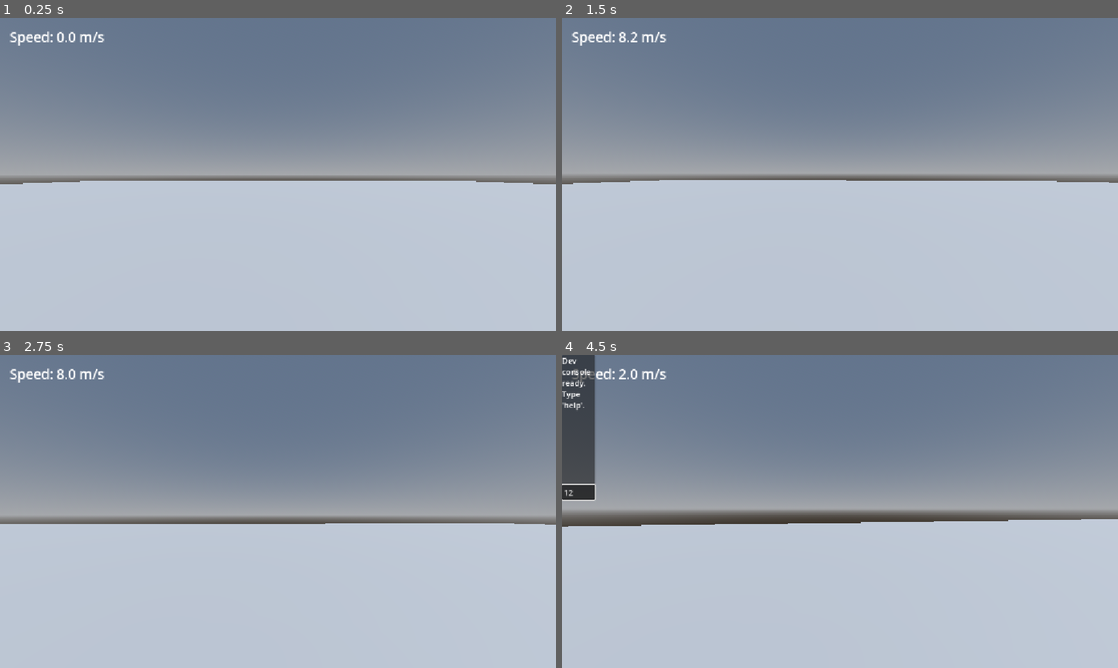
Above: before the commit, frames 1-4 (two rows, left to right).
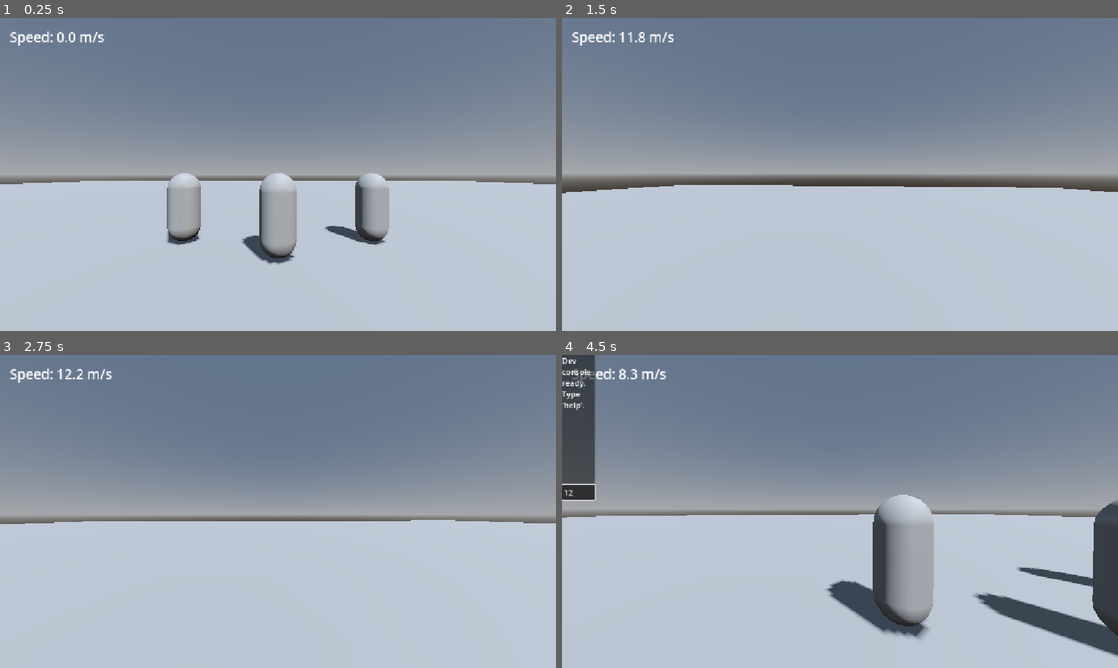
Above: after the commit, the same moments.

Repository: f643s/momentum-game
Game: Godot game, scene res://scenes/world.tscn
Two runs of this game, one before a commit and one after it. Both use one fixed random seed, a clock stepped at 60 frames per second and the inputs below.
Inputs (mouse positions are in pixels of both pictures, inside the frame that each line leads up to):
- Up to frame 1 (0.25 s): no input
- Up to frame 2 (1.5 s): tap Enter at 0.5 s; move the mouse to (867, 174) at 0.52 s; hold W (forward) from 0.53 s (still down); tap Alt (dash_b, bound only after the commit) at 0.6 s; tap Space (jump) at 0.77, 1.07 s; tap F (dash_f, bound only after the commit) at 0.8, 1.35 s; move the mouse to (812, 174) at 1.27 s
- Up to frame 3 (2.75 s): keep holding W (forward); tap Space (jump) at 1.52, 1.82 s; tap Q (dash_l, bound only after the commit) at 1.55, 2.1 s; move the mouse to (289, 505) at 2.02 s; tap E (dash_r, bound only after the commit) at 2.3 s
- Up to frame 4 (4.5 s): move the mouse to (834, 517) at 2.77 s; tap E (dash_r, bound only after the commit) at 2.85 s; tap Space (jump) at 3.02, 3.05, 3.32 s; move the mouse to (878, 514) at 3.52 s; hold Space (jump) 3.53-4.25 s; tap Alt (dash_b, bound only after the commit) at 3.8 s; tap ` (console_toggle) at 4.15 s; release W (forward) at 4.25 s; click (578, 492) at 4.27 s; type "12" at 4.35 s

The runs differ from the first frame. In frame 1, 4.3% of the frame differs, in the area x 30-70%, y 49-79%; in frame 2, 2.2%; in frame 3, 0.9%; in frame 4, 11%, in the area x 0-100%, y 4-97%.

Commit message:
phase 3: air jump, falteq dashes,slam

Diff:
--- a/project.godot
+++ b/project.godot
@@ -61,6 +61,26 @@
 "events": [Object(InputEventKey,"resource_local_to_scene":false,"resource_name":"","device":-1,"window_id":0,"alt_press …(195 unchanged characters)…
 ]
 }
+dash_f={
+"deadzone": 0.2,
+"events": [Object(InputEventKey,"resource_local_to_scene":false,"resource_name":"","device":-1,"window_id":0,"alt_pressed":false,"shift_pressed":false,"ctrl_pressed":false,"meta_pressed":false,"pressed":false,"keycode":0,"physical_keycode":70,"key_label":0,"unicode":102,"location":0,"echo":false,"script":null)
+]
+}
+dash_l={
+"deadzone": 0.2,
+"events": [Object(InputEventKey,"resource_local_to_scene":false,"resource_name":"","device":-1,"window_id":0,"alt_pressed":false,"shift_pressed":false,"ctrl_pressed":false,"meta_pressed":false,"pressed":false,"keycode":0,"physical_keycode":81,"key_label":0,"unicode":113,"location":0,"echo":false,"script":null)
+]
+}
+dash_r={
+"deadzone": 0.2,
+"events": [Object(InputEventKey,"resource_local_to_scene":false,"resource_name":"","device":-1,"window_id":0,"alt_pressed":false,"shift_pressed":false,"ctrl_pressed":false,"meta_pressed":false,"pressed":false,"keycode":0,"physical_keycode":69,"key_label":0,"unicode":101,"location":0,"echo":false,"script":null)
+]
+}
+dash_b={
+"deadzone": 0.2,
+"events": [Object(InputEventKey,"resource_local_to_scene":false,"resource_name":"","device":-1,"window_id":0,"alt_pressed":false,"shift_pressed":false,"ctrl_pressed":false,"meta_pressed":false,"pressed":false,"keycode":0,"physical_keycode":4194328,"key_label":0,"unicode":0,"location":0,"echo":false,"script":null)
+]
+}
 
 [physics]
 
--- /dev/null
+++ b/scenes/enemy_dummy.tscn
@@ -0,0 +1,22 @@
+[gd_scene format=3 uid="uid://bs78qpghxuv21"]
+
+[ext_resource type="Script" uid="uid://ptmt1u455ak0" path="res://scripts/dummy.gd" id="1_33gkd"]
+
+[sub_resource type="CapsuleMesh" id="CapsuleMesh_fkeca"]
+radius = 0.4
+height = 1.8
+
+[sub_resource type="CapsuleShape3D" id="CapsuleShape3D_fkeca"]
+radius = 0.4
+height = 1.8
+
+[node name="dummy" type="CharacterBody3D" unique_id=2075775450]
+script = ExtResource("1_33gkd")
+
+[node name="MeshInstance3D" type="MeshInstance3D" parent="." unique_id=2020430317]
+transform = Transform3D(1, 0, 0, 0, 1, 0, 0, 0, 1, 0, 0.9, 0)
+mesh = SubResource("CapsuleMesh_fkeca")
+
+[node name="CollisionShape3D" type="CollisionShape3D" parent="." unique_id=190063894]
+transform = Transform3D(1, 0, 0, 0, 1, 0, 0, 0, 1, 0, 0.9, 0)
+shape = SubResource("CapsuleShape3D_fkeca")
--- a/scenes/world.tscn
+++ b/scenes/world.tscn
@@ -1,6 +1,7 @@
 [gd_scene format=3 uid="uid://cxttoooipq5fw"]
 
 [ext_resource type="PackedScene" uid="uid://u8l7125xd1kv" path="res://scenes/player.tscn" id="1_nnsk1"]
+[ext_resource type="PackedScene" uid="uid://bs78qpghxuv21" path="res://scenes/enemy_dummy.tscn" id="2_rwgxs"]
 
 [sub_resource type="BoxMesh" id="BoxMesh_coc8u"]
 size = Vector3(100, 1, 100)
@@ -38,3 +39,12 @@
 
 [node name="Player" parent="." unique_id=1279136701 instance=ExtResource("1_nnsk1")]
 transform = Transform3D(1, 0, 0, 0, 1, 0, 0, 0, 1, 0, 1, 0)
+
+[node name="dummy" parent="." unique_id=2075775450 instance=ExtResource("2_rwgxs")]
+transform = Transform3D(1, 0, 0, 0, 1, 0, 0, 0, 1, 0, 0.1, -4)
+
+[node name="dummy2" parent="." unique_id=1561565200 instance=ExtResource("2_rwgxs")]
+transform = Transform3D(1, 0, 0, 0, 1, 0, 0, 0, 1, 2.5, 0.1, -5)
+
+[node name="dummy3" parent="." unique_id=1911286178 instance=ExtResource("2_rwgxs")]
+transform = Transform3D(1, 0, 0, 0, 1, 0, 0, 0, 1, -2.5, 0.1, -5)
--- a/scripts/dev_console.gd
+++ b/scripts/dev_console.gd
@@ -128,6 +128,10 @@
 		text += "Speed: %.1f m/s\n" % flat.length()
 		text += "Velocity: (%.1f, %.1f, %.1f)\n" % [p.velocity.x, p.velocity.y, p.velocity.z]
 		text += "State: %s\n" % str(p.get("state_name"))
+		text += "Air jumps left: %s\n" % str(p.get("air_jumps_left"))
+		var dt: Array = p.get("dash_timers")
+		text += "Dash cooldowns F/L/R/B: %.1f %.1f %.1f %.1f\n" % [dt[0], dt[1], dt[2], dt[3]]
+
 	text += "Timescale: %.2f" % Engine.time_scale
 	if god:
 		text += "\nGOD"
--- /dev/null
+++ b/scripts/dummy.gd
@@ -0,0 +1,25 @@
+extends CharacterBody3D
+## A stationary target. Anything with apply_knockback() in the "knockable" group can be pushed.
+
+## Downward pull in m/s^2.
+@export var gravity: float = 25.0
+## How fast it slows down on the ground. Lower = slides farther.
+@export var friction: float = 8.0
+
+
+func _ready() -> void:
+	add_to_group("knockable")
+
+
+func apply_knockback(v: Vector3) -> void:
+	velocity += v
+
+
+func _physics_process(delta: float) -> void:
+	if is_on_floor():
+		var flat := Vector3(velocity.x, 0.0, velocity.z).move_toward(Vector3.ZERO, friction * delta)
+		velocity.x = flat.x
+		velocity.z = flat.z
+	else:
+		velocity.y -= gravity * delta
+	move_and_slide()
--- a/scripts/movement_config.gd
+++ b/scripts/movement_config.gd
@@ -31,3 +31,32 @@
 @export var fov_full_speed: float = 30.0
 ## How quickly FOV follows speed changes. Higher = snappier.
 @export var fov_smoothing: float = 6.0
+
+
+@export_group("Air jump")
+## Extra jumps allowed in mid-air before you land.
+@export var air_jumps: int = 1
+## Upward speed of an air jump. Higher = bigger second jump.
+@export var air_jump_velocity: float = 9.0
+
+@export_group("Dash")
+## Speed during a dash in m/s. Higher = faster dash.
+@export var dash_speed: float = 30.0
+## Seconds a dash lasts. Longer = farther dash (distance = speed * duration).
+@export var dash_duration: float = 0.18
+## Seconds before the SAME dash direction can be used again (counts from the start of the dash).
+@export var dash_cooldown: float = 0.9
+## Fraction of dash_speed you keep when the dash ends. 1 = keep all, 0.3 = brake hard.
+@export var dash_exit_speed_mult: float = 0.7
+
+@export_group("Slam")
+## Time window in seconds for 3 Space presses to count as a slam.
+@export var slam_window: float = 0.6
+## Downward speed during a slam. Higher = harder drop.
+@export var slam_fall_speed: float = 70.0
+## Shockwave radius in meters.
+@export var slam_radius: float = 8.0
+## Sideways push at the center of the shockwave. Fades to 30% at the edge.
+@export var slam_knockback: float = 7.0
+## Upward pop given to everything the shockwave hits.
+@export var slam_knockback_up: float = 4.0
--- a/scripts/player.gd
+++ b/scripts/player.gd
@@ -1,10 +1,27 @@
 extends CharacterBody3D
+
+## Fired when a slam lands. The mod API will forward this as player_slammed later.
+signal slammed(pos: Vector3, power: float)
+
+enum State { GROUND, AIR, DASH, SLAM }
+
+const DASH_ACTIONS: Array = ["dash_f", "dash_l", "dash_r", "dash_b"]
+const DASH_DIRS: Array = [Vector3.FORWARD, Vector3.LEFT, Vector3.RIGHT, Vector3.BACK]
 
 ## The tuning file. Assign movement_config.tres in the Inspector.
 @export var config: MovementConfig
 
-## Current movement state, shown in the F1 overlay.
+## Shown in the F1 overlay.
 var state_name: String = "GROUND"
+var air_jumps_left: int = 0
+## Seconds left on each dash cooldown: forward, left, right, back.
+var dash_timers: Array[float] = [0.0, 0.0, 0.0, 0.0]
+
+var _state: State = State.GROUND
+var _time: float = 0.0
+var _jump_presses: Array[float] = []
+var _dash_left: float = 0.0
+var _dash_dir: Vector3 = Vector3.ZERO
 
 @onready var pivot: Node3D = $CameraPivot
 @onready var camera: Camera3D = $CameraPivot/Camera3D
@@ -40,28 +57,91 @@
 		_update_feel(delta)
 		return
 
+	_time += delta
+	for i in dash_timers.size():
+		dash_timers[i] = maxf(dash_timers[i] - delta, 0.0)
+
 	# While the console is open, ignore game keys so typing doesn't move you.
-	var locked: bool = DevConsole.is_open
+	var direction := Vector3.ZERO
+	if not DevConsole.is_open:
+		var input_dir: Vector2 = Input.get_vector("left", "right", "forward", "back")
+		direction = (transform.basis * Vector3(input_dir.x, 0.0, input_dir.y)).normalized()
+		_handle_dash_input()
+		_handle_jump_input()
 
-	if not is_on_floor():
-		velocity.y -= config.gravity * delta
+	match _state:
+		State.DASH:
+			_tick_dash(delta)
+		State.SLAM:
+			velocity = Vector3(0.0, -config.slam_fall_speed, 0.0)
+		_:
+			_tick_walk(direction, delta)
 
-	if not locked and Input.is_action_just_pressed("jump") and is_on_floor():
+	move_and_slide()
+	_after_move()
+	_update_feel(delta)
+
+
+func _handle_dash_input() -> void:
+	if _state == State.DASH or _state == State.SLAM:
+		return
+	for i in DASH_ACTIONS.size():
+		if Input.is_action_just_pressed(DASH_ACTIONS[i]) and dash_timers[i] <= 0.0:
+			_dash_dir = transform.basis * DASH_DIRS[i]
+			_dash_left = config.dash_duration
+			dash_timers[i] = config.dash_cooldown
+			_state = State.DASH
+			return
+
+
+func _handle_jump_input() -> void:
+	if not Input.is_action_just_pressed("jump"):
+		return
+	# Remember recent presses; 3 inside the window mid-air = slam.
+	_jump_presses.append(_time)
+	while not _jump_presses.is_empty() and _time - _jump_presses[0] > config.slam_window:
+		_jump_presses.pop_front()
+	if _state == State.DASH or _state == State.SLAM:
+		return
+	if is_on_floor():
 		velocity.y = config.jump_velocity
+	elif _jump_presses.size() >= 3:
+		_state = State.SLAM
+		_jump_presses.clear()
+	elif air_jumps_left > 0:
+		air_jumps_left -= 1
+		velocity.y = config.air_jump_velocity
 
-	var input_dir: Vector2 = Vector2.ZERO
-	if not locked:
-		input_dir = Input.get_vector("left", "right", "forward", "back")
-	var direction: Vector3 = (transform.basis * Vector3(input_dir.x, 0.0, input_dir.y)).normalized()
 
+func _tick_dash(delta: float) -> void:
+	velocity = _dash_dir * config.dash_speed
+	_dash_left -= delta
+	if _dash_left <= 0.0:
+		# Keep most of the speed so the dash flows into movement.
+		velocity = _dash_dir * config.dash_speed * config.dash_exit_speed_mult
+		_state = State.AIR
+
+
+func _tick_walk(direction: Vector3, delta: float) -> void:
 	if is_on_floor():
 		_move_ground(direction, delta)
 	else:
+		velocity.y -= config.gravity * delta
 		_move_air(direction, delta)
 
-	move_and_slide()
-	state_name = "GROUND" if is_on_floor() else "AIR"
-	_update_feel(delta)
+
+func _after_move() -> void:
+	if is_on_floor():
+		air_jumps_left = config.air_jumps
+	if _state == State.SLAM and is_on_floor():
+		Shockwave.blast(get_tree(), global_position, config.slam_radius,
+			config.slam_knockback, config.slam_knockback_up)
+		slammed.emit(global_position, config.slam_fall_speed)
+		velocity = Vector3.ZERO
+		_state = State.GROUND
+	if _state != State.DASH and _state != State.SLAM:
+		_state = State.GROUND if is_on_floor() else State.AIR
+	state_name = str(State.keys()[_state])
 
 
 func _fly(delta: float) -> void:
--- /dev/null
+++ b/scripts/shockwave.gd
@@ -0,0 +1,22 @@
+class_name Shockwave
+extends RefCounted
+## Pushes everything in the "knockable" group away from a point.
+
+## Returns how many things were hit.
+static func blast(tree: SceneTree, origin: Vector3, radius: float, push: float, pop: float) -> int:
+	var hit: int = 0
+	for node in tree.get_nodes_in_group("knockable"):
+		var body := node as Node3D
+		if body == null or not body.has_method("apply_knockback"):
+			continue
+		var offset: Vector3 = body.global_position - origin
+		offset.y = 0.0
+		var dist: float = offset.length()
+		if dist > radius:
+			continue
+		# 1.0 at the center, 0.3 at the edge.
+		var strength: float = 1.0 - 0.7 * dist / radius
+		var dir: Vector3 = offset.normalized() if dist > 0.01 else Vector3.ZERO
+		body.call("apply_knockback", dir * push * strength + Vector3.UP * pop)
+		hit += 1
+	return hit
Not shown, added: scripts/dummy.gd.uid
Not shown, added: scripts/shockwave.gd.uid
